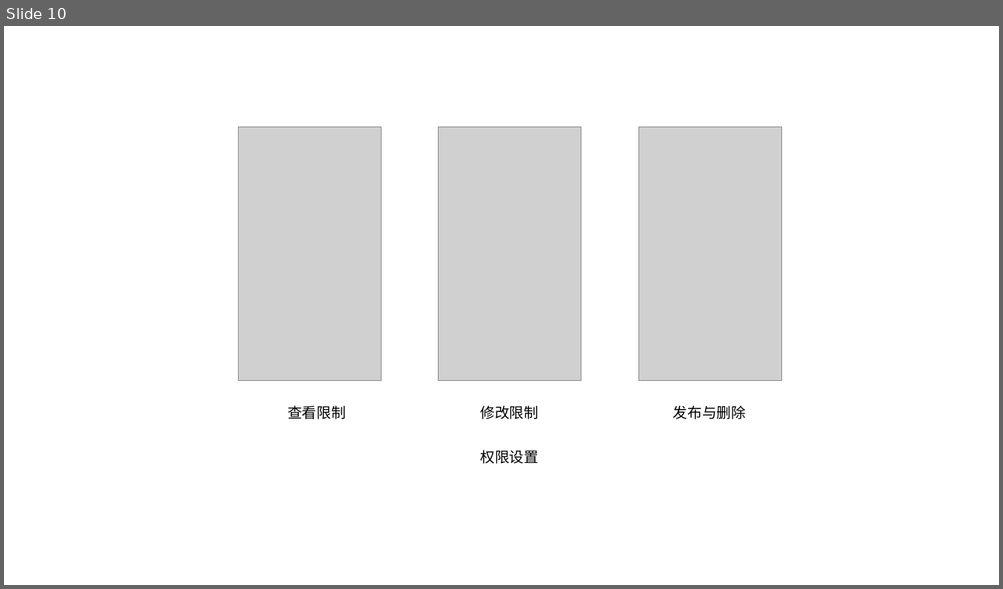
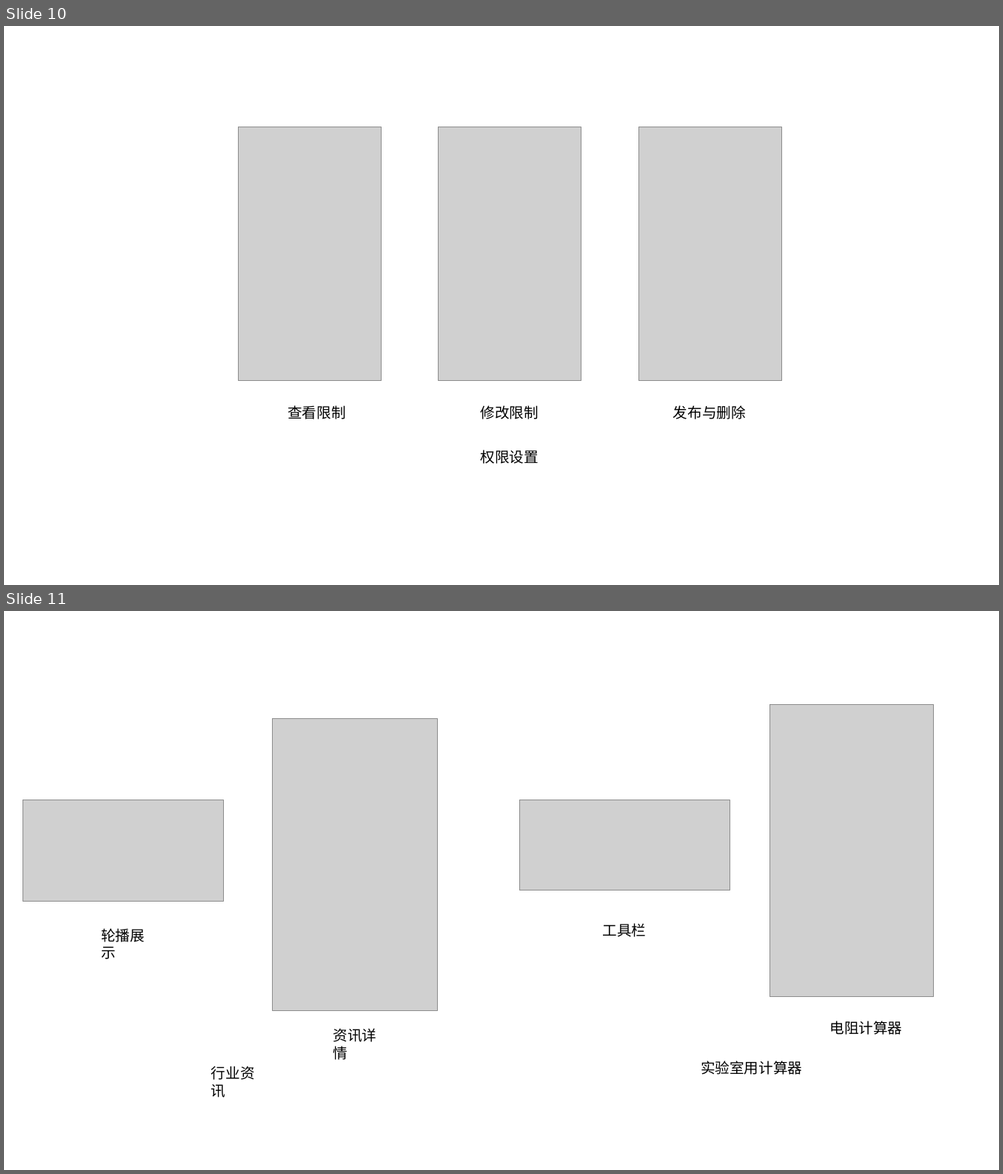
Before and after one commit to goozyshi/Gooit, a slide deck: Gooit自绘图标.pptx. Shown one above the other, each under a label of ours: slide 10 before the commit, slides 10 and 11 after it. The pictures are 1003x589 and 1003x1174 pixels, drawn with LibreOffice and Linux fonts; fonts in the diff are those of the drawing; grey boxes stand for pictures. Boxes give left, top, right and bottom in pixels: in the first picture for what was removed or moved away, otherwise in the second. Text is boxed around its words. In the diff, an @@ line names an element or a change of style, - is before the commit and + after.

```diff
--- a/Gooit自绘图标.pptx
+++ b/Gooit自绘图标.pptx
@@ slide 11 added at [4,611,999,1170], background #FFFFFF @@
@@ group added at [520,705,933,1075]: 3 texts, 2 pictures @@
+实验室用计算器
+工具栏
+电阻计算器
@@ group added at [22,718,438,1098]: 3 texts, 2 pictures @@
+轮播展示
+资讯详情
+行业资讯
```
Also in this commit, not shown: 3 slides changed, 1 other slide added, 13 other files.
